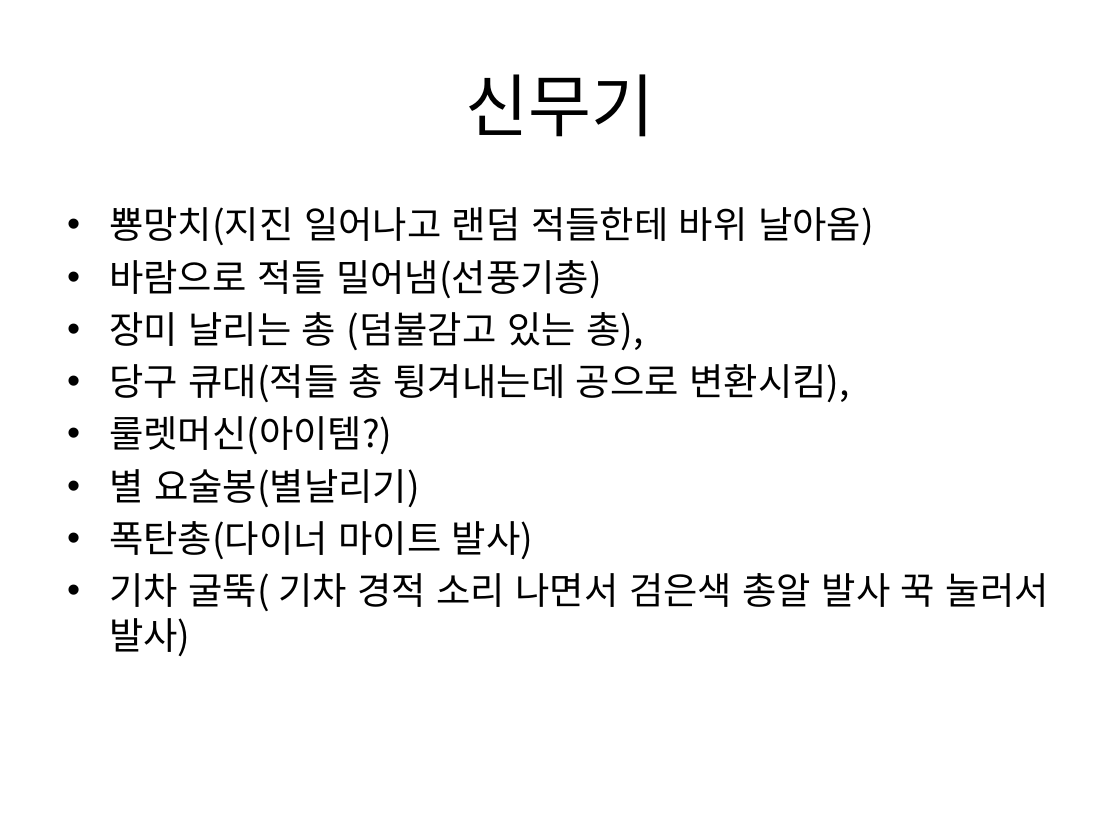
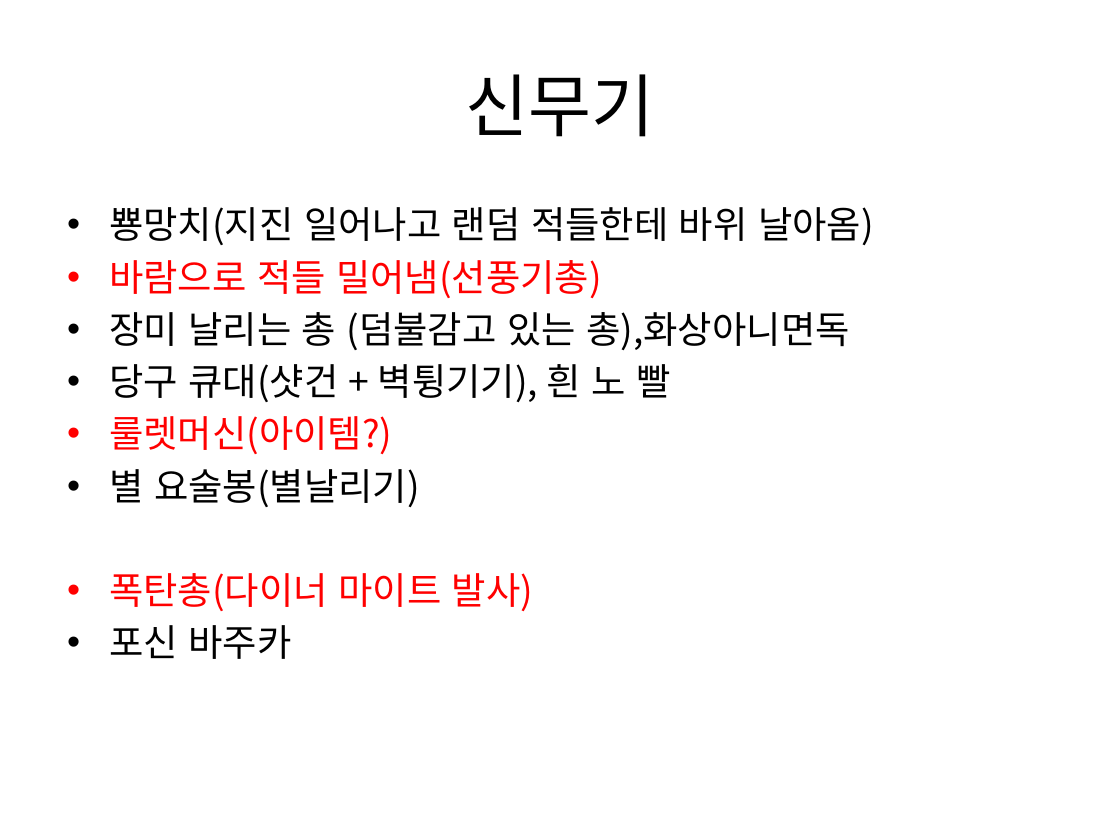
Before and after one commit to gkdlgndpdu/EscapeJail, a slide deck: slide 31 of EscapeJail/Assets/기획/스테이지1기획.pptx. Drawn at 1120x840 pixels with LibreOffice and Linux fonts; fonts in the diff are those of the drawing. Boxes give left, top, right and bottom in pixels: in the first picture for what was removed or moved away, otherwise in the second. Text is boxed around its words. In the diff, an @@ line names an element or a change of style, - is before the commit and + after.

```diff
--- a/EscapeJail/Assets/기획/스테이지1기획.pptx
+++ b/EscapeJail/Assets/기획/스테이지1기획.pptx
@@ text at (x1=109, y1=260, x2=602, y2=611): text colour #000000 to #FF0000 in "바람으로 적들 밀어냄(선풍기총)", "룰렛머신(아이템?)", "폭탄총(다이너 마이트 발사)" @@
@@ text at (x1=109, y1=312, x2=849, y2=402): text changed @@
-• 장미 날리는 총 (덤불감고 있는 총),
-• 당구 큐대(적들 총 튕겨내는데 공으로 변환시킴),
+• 장미 날리는 총 (덤불감고 있는 총),화상아니면독
+• 당구 큐대(샷건 + 벽튕기기), 흰 노 빨
@@ text at (x1=109, y1=625, x2=291, y2=659): text changed @@
-• 기차 굴뚝( 기차 경적 소리 나면서 검은색 총알 발사 꾹 눌러서 발사)
+• 포신 바주카
```
Also in this commit, not shown: 10 other slides changed, 1 slide removed, 28 other files.
